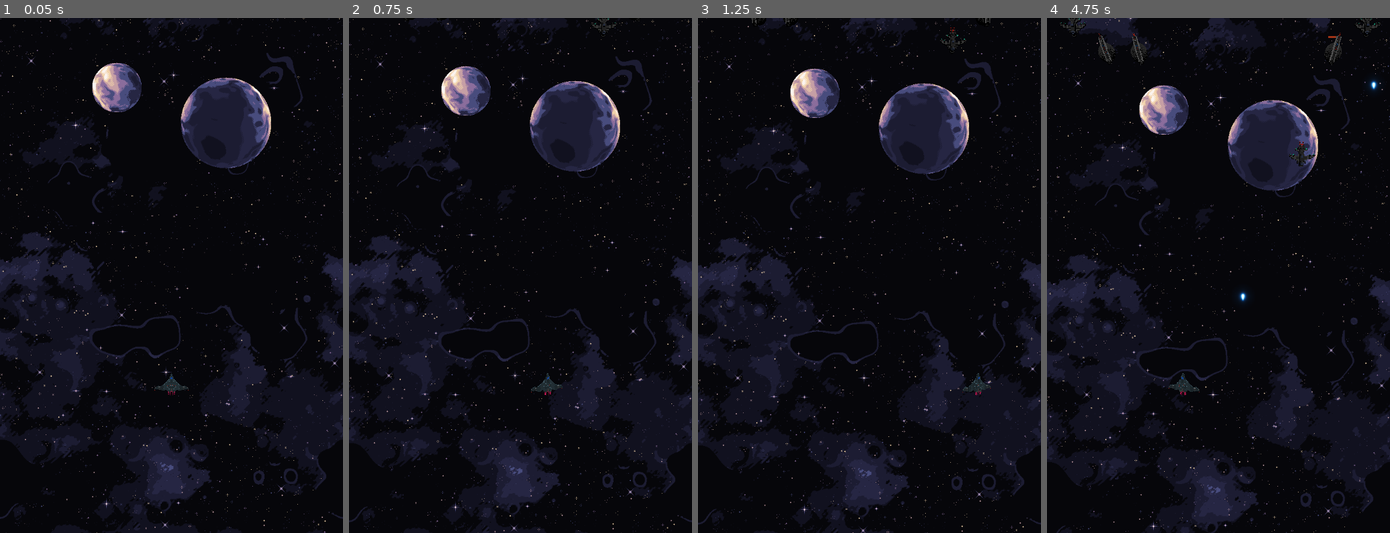
Above: before the commit, frames 1-4 (left to right).
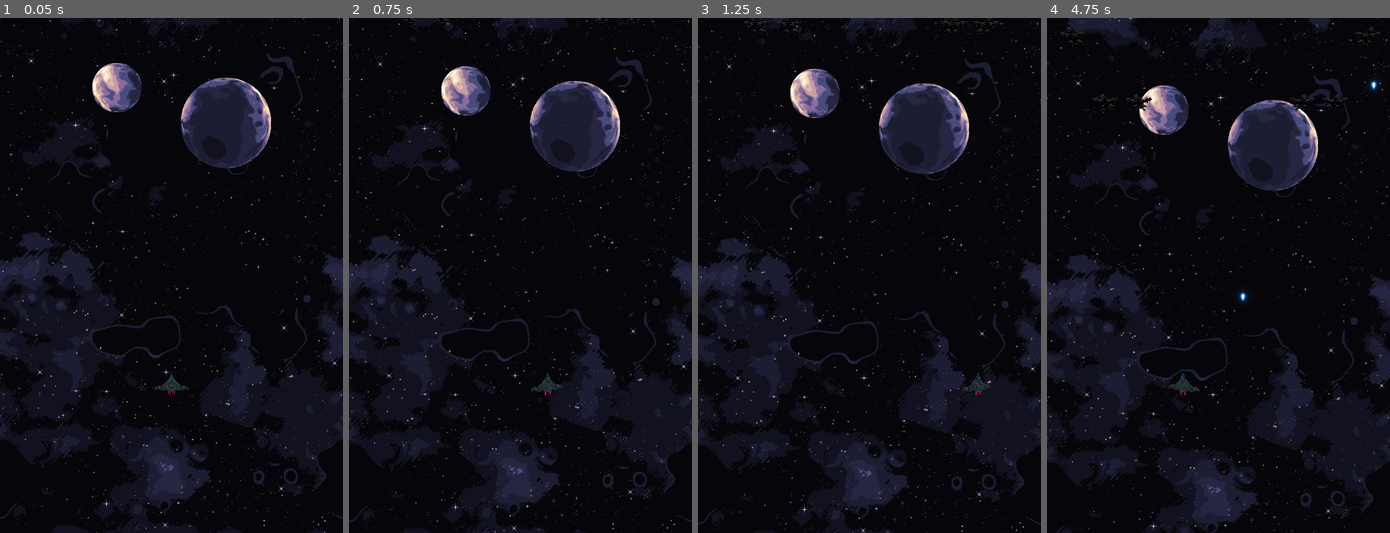
Above: after the commit, the same moments.

Repository: AntonioDell/project_spaceships
Game: Godot game, scene res://world.tscn
Two runs of this game, one before a commit and one after it. Both use one fixed random seed, a clock stepped at 60 frames per second and the inputs below.
Inputs (mouse positions are in pixels of both pictures, inside the frame that each line leads up to):
- Up to frame 1 (0.05 s): no input
- Up to frame 2 (0.75 s): move the mouse to (595, 249) at 0.52 s; hold Right (move_right) from 0.53 s (still down); tap Space (roll) at 0.6 s
- Up to frame 3 (1.25 s): keep holding Right (move_right)
- Up to frame 4 (4.75 s): move the mouse to (1149, 301) at 1.27 s; release Right (move_right) at 1.28 s; hold Down (move_down) 1.28-2.03 s; click (1149, 301) at 1.35 s; move the mouse to (1252, 162) at 2.02 s; hold Right (move_right) 2.03-2.78 s; tap Space (roll) at 2.1, 3.6 s; move the mouse to (1201, 378) at 2.77 s; hold Up (move_up) 2.78-3.53 s; click (1201, 378) at 2.85 s; move the mouse to (1321, 352) at 3.52 s; hold Left (move_left) from 3.53 s (still down); move the mouse to (1115, 198) at 4.27 s; click (1115, 198) at 4.35 s

Frame 1 is identical in both runs. In frame 2, 0.1% of the frame differs, in the area x 15-85%, y 0-4%; in frame 3, 0.3%; in frame 4, 0.9%, in the area x 3-98%, y 0-29%.

Commit message:
feat: Add states to bomber; Create pulsating shader

Diff:
--- a/enemies/enemy_ship_3.gd
+++ b/enemies/enemy_ship_3.gd
@@ -1,4 +1,4 @@
-extends Node3D
+extends CharacterBody3D
 
 
 enum State {MOVE_INTO_SCREEN, FIND_TARGET, CHASE_TARGET, SHOW_DAMAGE_AREA, EXPLODE}
@@ -7,10 +7,59 @@
 var _state = State.MOVE_INTO_SCREEN
 
 
-func _process(_delta: float):
+@onready var _follow_curve_component := $follow_curve_component as FollowCurveComponent
+@onready var _visible_on_screen_notifier_3d := $VisibleOnScreenNotifier3D as VisibleOnScreenNotifier3D
+@onready var _nearest_target_finder_component := $nearest_target_finder_component as NearestTargetFinder
+@onready var _velocity_component := $velocity_component as VelocityComponent
+@onready var _player_detect_area := $PlayerDetectArea as Area3D
+
+
+func _physics_process(_delta: float):
 	match _state:
-		State.MOVE_INTO_SCREEN: pass
-		State.FIND_TARGET: pass
-		State.CHASE_TARGET: pass
+		State.MOVE_INTO_SCREEN: _move_into_screen()
+		State.FIND_TARGET: _find_target()
+		State.CHASE_TARGET: _chase_target()
 		State.SHOW_DAMAGE_AREA: pass
 		State.EXPLODE: pass
+
+
+func _move_into_screen():
+	if _follow_curve_component.is_progressing: return
+	_follow_curve_component.start_follow()
+	await _visible_on_screen_notifier_3d.screen_entered
+	await get_tree().create_timer(5.0).timeout
+	_follow_curve_component.stop_follow()
+	_state = State.FIND_TARGET
+
+
+func _find_target():
+	_nearest_target_finder_component.find_nearest_target(global_position)
+	_state = State.CHASE_TARGET
+
+
+func _on_target_lost():
+	if _state >= State.SHOW_DAMAGE_AREA: return
+	_state = State.FIND_TARGET
+
+
+func _chase_target():
+	var direction = _nearest_target_finder_component.target.global_position - global_position
+	_velocity_component.direction = direction
+	move_and_slide()
+
+
+func _on_velocity_changed(new_velocity, acceleration):
+	velocity = new_velocity
+
+
+func _on_player_detect_area_entered(area):
+	if _state > State.CHASE_TARGET: return
+	_state = State.SHOW_DAMAGE_AREA
+
+
+func _show_damage_area():
+	pass
+
+
+func _explode():
+	pass
--- a/enemies/enemy_ship_3.tscn
+++ b/enemies/enemy_ship_3.tscn
@@ -1,17 +1,38 @@
-[gd_scene load_steps=6 format=3 uid="uid://c74vbxx363dyn"]
+[gd_scene load_steps=12 format=3 uid="uid://c74vbxx363dyn"]
 
 [ext_resource type="Script" path="res://enemies/enemy_ship_3.gd" id="1_py8vy"]
 [ext_resource type="ArrayMesh" uid="uid://db0y8c8s1d81m" path="res://ships/MicroRecon_Mesh.res" id="2_2mym3"]
 [ext_resource type="Script" path="res://components/damager_component.gd" id="2_wykwu"]
 [ext_resource type="PackedScene" path="res://enemies/pulsating_orb.tscn" id="4_401ki"]
+[ext_resource type="PackedScene" uid="uid://cvl5vhof5g8cm" path="res://enemies/follow_curve_component.tscn" id="5_q7jqs"]
+[ext_resource type="PackedScene" uid="uid://bnouepedknxeu" path="res://components/nearest_target_finder_component.tscn" id="6_r23uc"]
+[ext_resource type="PackedScene" uid="uid://cft7ni100ld2" path="res://components/velocity_component.tscn" id="7_ndkj3"]
+
+[sub_resource type="BoxShape3D" id="BoxShape3D_13pu3"]
 
 [sub_resource type="SphereShape3D" id="SphereShape3D_tmats"]
 radius = 3.0
 
-[node name="EnemyShip3" type="Node3D"]
+[sub_resource type="Curve3D" id="Curve3D_jaxdx"]
+_data = {
+"points": PackedVector3Array(0, 0, 0, 0, 0, 0, 0, 0, 0, 0, 0, 0, 0, 0, 0, 0, -100, 0),
+"tilts": PackedFloat32Array(0, 0)
+}
+point_count = 2
+
+[sub_resource type="SphereShape3D" id="SphereShape3D_ticsf"]
+radius = 3.0
+
+[node name="EnemyShip3" type="CharacterBody3D"]
+collision_layer = 0
+collision_mask = 0
 script = ExtResource("1_py8vy")
 
+[node name="CollisionShape3D" type="CollisionShape3D" parent="."]
+shape = SubResource("BoxShape3D_13pu3")
+
 [node name="MicroReconMesh" type="MeshInstance3D" parent="."]
+transform = Transform3D(1, 0, 0, 0, -4.37114e-08, -1, 0, 1, -4.37114e-08, 0, 0, 0)
 mesh = ExtResource("2_2mym3")
 
 [node name="damager_component" type="Area3D" parent="."]
@@ -25,6 +46,32 @@
 transform = Transform3D(1, 0, 0, 0, 1, 0, 0, 0, 1, 1.446, 0, 7.05101)
 
 [node name="PulsatingOrb" parent="." instance=ExtResource("4_401ki")]
+visible = false
 
 [node name="PulsatingOrb2" parent="." instance=ExtResource("4_401ki")]
 transform = Transform3D(1, 0, 0, 0, 1, 0, 0, 0, 1, 1.97064, 0, 4.47236)
+visible = false
+
+[node name="follow_curve_component" parent="." instance=ExtResource("5_q7jqs")]
+curve = SubResource("Curve3D_jaxdx")
+progress_units_per_second = 2.0
+
+[node name="VisibleOnScreenNotifier3D" type="VisibleOnScreenNotifier3D" parent="."]
+transform = Transform3D(1, 0, 0, 0, 1, 0, 0, 0, 1, 0, 0.0175868, 0)
+aabb = AABB(-1, -0.474772, -1, 2, 0.949544, 2)
+
+[node name="nearest_target_finder_component" parent="." instance=ExtResource("6_r23uc")]
+
+[node name="velocity_component" parent="." instance=ExtResource("7_ndkj3")]
+
+[node name="PlayerDetectArea" type="Area3D" parent="."]
+collision_layer = 2
+collision_mask = 2
+monitorable = false
+
+[node name="CollisionShape3D" type="CollisionShape3D" parent="PlayerDetectArea"]
+shape = SubResource("SphereShape3D_ticsf")
+
+[connection signal="target_lost" from="nearest_target_finder_component" to="." method="_on_target_lost"]
+[connection signal="velocity_changed" from="velocity_component" to="." method="_on_velocity_changed"]
+[connection signal="area_entered" from="PlayerDetectArea" to="." method="_on_player_detect_area_entered"]
--- a/enemies/follow_curve_component.gd
+++ b/enemies/follow_curve_component.gd
@@ -3,29 +3,29 @@
 
 
 @export var progress_units_per_second := 1.0
+var is_progressing := false
 
 
-var _is_progressing := false
 @onready var _path_follow := $PathFollow3D
 
 
 func start_follow():
-	if _is_progressing or not curve: return
+	if is_progressing or not curve: return
 	var parent_to_reparent = get_parent_node_3d()
 	reparent(parent_to_reparent.get_parent_node_3d())
 	parent_to_reparent.reparent($PathFollow3D)
-	_is_progressing = true
+	is_progressing = true
 
 
 func stop_follow():
-	if not _is_progressing: return
-	_is_progressing = false
+	if not is_progressing: return
+	is_progressing = false
 	var original_parent = $PathFollow3D.get_child(0)
 	original_parent.reparent(get_parent_node_3d())
 	reparent(original_parent)
 
 
 func _physics_process(delta):
-	if not _is_progressing: return
+	if not is_progressing: return
 
 	_path_follow.progress += progress_units_per_second * delta
--- a/enemies/pulsating_effect.gdshader
+++ b/enemies/pulsating_effect.gdshader
@@ -2,27 +2,37 @@
 render_mode blend_mix;
 
 uniform vec3 pulsating_color = vec3(1.0, 0.0, 0.0);
-uniform float min_frequency = .1;
-uniform float max_frequency = 2.0;
-uniform float pulsation_duration = 2.0;
-uniform float red_duration = .2;
-uniform float min_alpha = 0.4;
-uniform float max_alpha = .8;
+uniform float min_frequency = 1.0;
+uniform float max_frequency = 10.0;
+uniform float pulsation_duration = 5.0;
+uniform float red_duration = 1.0;
+uniform float min_alpha = 0.2;
+uniform float max_alpha = 1.0;
+uniform float glow_intensity = 1.5;
+uniform float glow_threshold = 0.8;
 
-float pulsate() {
+// Function to generate a seeded random value between 0 and 1
+float seeded_random(vec2 seed) {
+    return fract(sin(dot(seed, vec2(12.9898, 78.233))) * 43758.5453);
+}
+
+float pulsate(vec2 seed) {
     float time = mod(TIME, pulsation_duration + red_duration);
     if (time > pulsation_duration) {
         return 1.0;
     }
     float progress = time / pulsation_duration;
     float frequency = mix(min_frequency, max_frequency, progress);
-    return (sin(time * frequency * 2.0 * 3.14159265) + 1.0) / 2.0;
+    float random_offset = seeded_random(seed) * 0.5 + 0.5;
+    return (sin((time + random_offset) * frequency * 2.0 * 3.14159265) + 1.0) / 2.0;
 }
 
 void fragment() {
-    float intensity = pulsate();
+    vec2 seed = NODE_POSITION_WORLD.xy;
+    float intensity = pulsate(seed);
     float progress = mod(TIME, pulsation_duration + red_duration) / (pulsation_duration + red_duration);
-    float alpha = mix(min_alpha, max_alpha, progress);
-    ALBEDO = pulsating_color * intensity;
+    float alpha = mix(min_alpha, max_alpha, smoothstep(0.0, 1.0, progress));
+    float glow = intensity > glow_threshold ? (intensity - glow_threshold) * glow_intensity : 0.0;
+    ALBEDO = pulsating_color * (intensity + glow);
     ALPHA = alpha;
 }
--- a/world.tscn
+++ b/world.tscn
@@ -1,10 +1,9 @@
-[gd_scene load_steps=8 format=3 uid="uid://drfjqgic0ja43"]
+[gd_scene load_steps=7 format=3 uid="uid://drfjqgic0ja43"]
 
 [ext_resource type="PackedScene" uid="uid://cucsfffswxicn" path="res://ships/player_ship.tscn" id="1_oyvow"]
 [ext_resource type="PackedScene" uid="uid://p8h4dx0c4p7" path="res://scrolling_background.tscn" id="2_5idxo"]
-[ext_resource type="PackedScene" uid="uid://vys7eiiulbe7" path="res://enemies/enemy_ship_2.tscn" id="2_ato7p"]
-[ext_resource type="PackedScene" uid="uid://cbv2h2w75awyr" path="res://enemies/enemy_ship_1.tscn" id="3_v7nxx"]
 [ext_resource type="PackedScene" uid="uid://cul8hacm5cor" path="res://enemies/enemy_spawner.tscn" id="4_7frir"]
+[ext_resource type="PackedScene" uid="uid://c74vbxx363dyn" path="res://enemies/enemy_ship_3.tscn" id="4_qov4y"]
 
 [sub_resource type="Environment" id="Environment_w7m7k"]
 background_mode = 3
@@ -72,4 +71,4 @@
 [node name="EnemySpawner" parent="." node_paths=PackedStringArray("top_left_corner_reference", "enemy_parent") instance=ExtResource("4_7frir")]
 top_left_corner_reference = NodePath("../3DObjects/TopLeftCorner")
 enemy_parent = NodePath("../3DObjects")
-size_1_enemies = Array[PackedScene]([ExtResource("3_v7nxx"), ExtResource("2_ato7p")])
+size_1_enemies = Array[PackedScene]([ExtResource("4_qov4y")])
